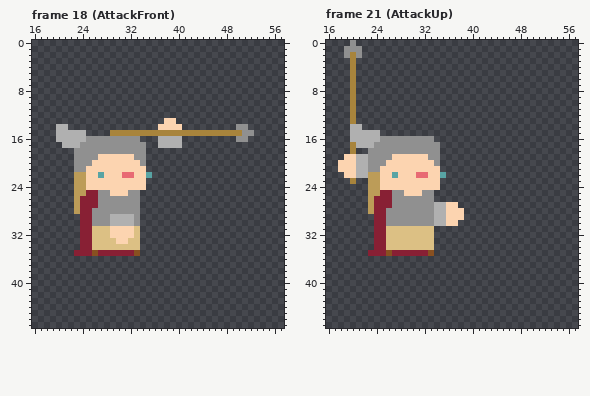
One commit to this pixel-art file: Resources/Sprites/Characters/Valkyrie/ValkyrieAse.aseprite. Above is the file before it was changed.
58x48 pixels, 30 frames. Shown: frame 18 (AttackFront): x 16..57, y 0..47; frame 21 (AttackUp): x 16..57, y 0..47. The commit also changed other frames, which this record leaves out.
The same view after the edit:
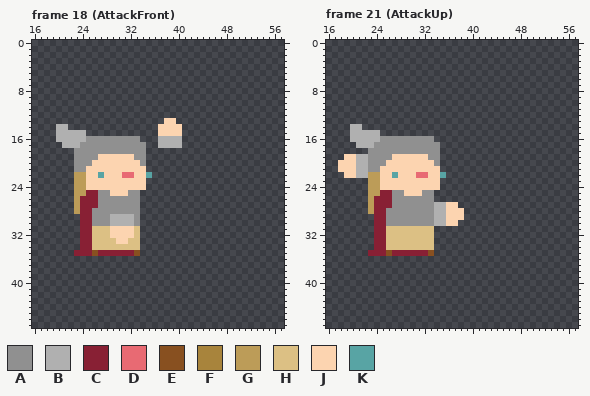
Palette (. is transparent): A #909090  B #b0b0b0  C #882034  D #e86a73  E #885020  F #a8843c  G #bc9c58  H #dcc084  J #fcd4b0  K #58a4a4
The edit:
Frame 18 (AttackFront), layer "Weapon":
y 14: x 50..51 AA -> ..
y 15: x 29..52 FFFFFFFFFFFFFFFFFFFFFFAA -> ........JJJJ............
y 16: x 50..51 AA -> ..
Frame 21 (AttackUp), layer "Weapon":
y 0: x 20 A -> .
y 1: x 19..21 AAA -> ...
y 2: x 19..21 AFA -> ...
y 3..13: x 20 F -> .
y 17..18: x 20 F -> .
y 23: x 20 F -> .
Where, in picture pixels (left, top, right, bottom), the same in both pictures:
changed: (110, 124, 254, 142)
erased: (344, 40, 362, 184)
